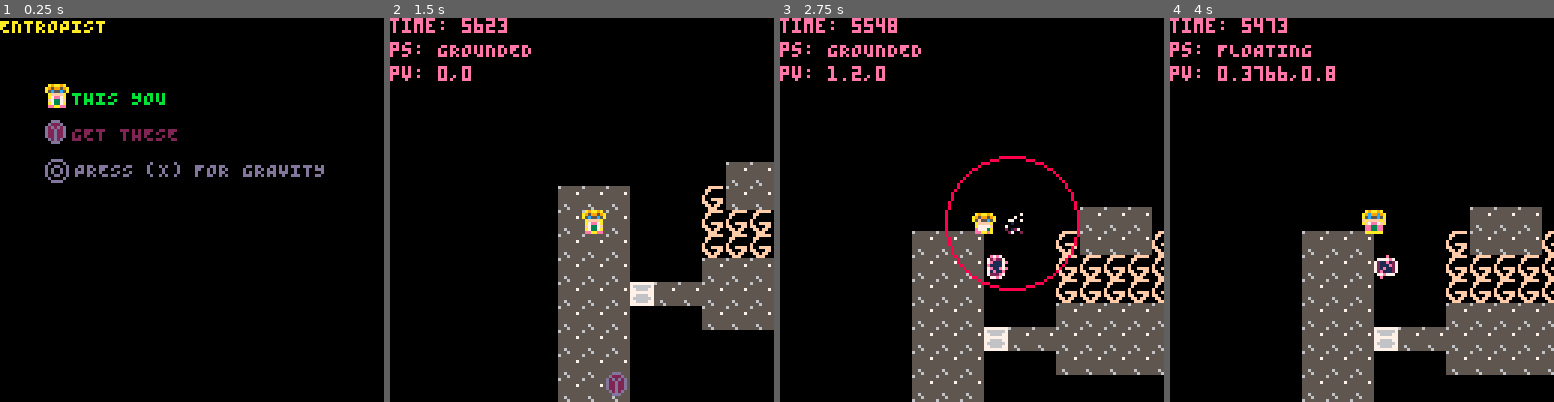
Above: before the commit, frames 1-4 (left to right).
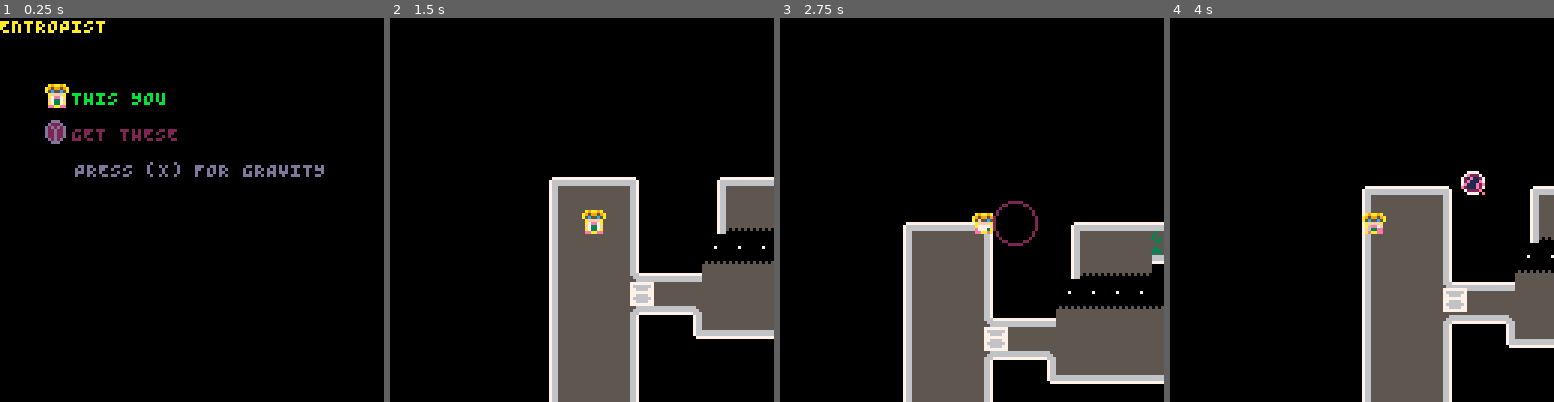
Above: after the commit, the same moments.

Repository: kitasuna/pico8-ttuor
Game: PICO-8 cartridge main.p8
The game is run twice, just before and just after one commit, with the same random seed, the same clock (stepped at 60 frames per second) and the same inputs.
Inputs:
- Up to frame 1 (0.25 s): no input
- Up to frame 2 (1.5 s): tap X (X key) at 0.33, 1.07 s; tap O (Z key) at 0.7 s
- Up to frame 3 (2.75 s): hold Right 1.6-2.1 s; tap O (Z key) at 1.7, 2.1, 2.5 s; tap X (X key) at 1.85 s; hold Up 2.15-2.42 s; hold Right from 2.47 s (still down)
- Up to frame 4 (4 s): tap O (Z key) at 2.9, 3.3, 3.7 s; tap X (X key) at 2.97 s; release Right at 3.03 s; hold Left 3.08-3.58 s; hold Down 3.63-3.97 s

The runs differ from the first frame. In frame 1, 0.2% of the frame differs, in the area x 11-18%, y 36-43%; in frame 2, 9.6%; in frame 3, 12%; in frame 4, 30%, in the area x 0-100%, y 0-100%.

Commit message:
Improve floor graphics Hookshot can be reabsorbed on collide

Diff:
--- a/countdown.lua
+++ b/countdown.lua
@@ -12,11 +12,11 @@
 
 countdown_draw = function()
   game_draw()
-  rectfill(32, 36, 98, 64, CLR_DGY)
-  print("level "..level_index, 49, 41, CLR_BLK)
-  print("level "..level_index, 50, 40, CLR_RED)
-  print("countdown", 46, 49, CLR_DGN)
-  print("countdown", 47, 48, CLR_GRN)
-  print(timers[1].ttl \ 60 + 1, 62, 55, CLR_DGN)
-  print(timers[1].ttl \ 60 + 1, 63, 56, CLR_GRN)
+  rectfill(32-32, 36-32, 98-32, 64-32, CLR_PRP)
+  print("level "..level_index, 49-32, 41-32, CLR_BLK)
+  print("level "..level_index, 50-32, 40-32, CLR_RED)
+  print("countdown", 46-32, 49-32, CLR_DGN)
+  print("countdown", 47-32, 48-32, CLR_GRN)
+  print(timers[1].ttl \ 60 + 1, 62-32, 55-32, CLR_DGN)
+  print(timers[1].ttl \ 60 + 1, 63-32, 56-32, CLR_GRN)
 end
--- a/fuel.lua
+++ /dev/null
@@ -1,72 +0,0 @@
-function new_fuel_manager()
-  local fm = {
-    fuels = {},
-  }
-
-  fm.add_fuel = function(coords)
-    local tmp = new_fuel(coords)
-    add(fm.fuels, tmp)
-  end
-
-  fm.reset = function()
-    fm.fuels = {}
-  end
-
-  -- String -> Fuel -> Void
-  fm.handle_collision = function(name, payload)
-    del(fm.fuels, payload)
-  end
-
-  -- String -> { pos_x: Int, pos_y: Int }
-  fm.handle_gravity = function(name, payload)
-
-    -- Find any fuel in range
-    -- Calculate change in velocity based on distance of fuel from payload pos
-    for k, fuel in pairs(fm.fuels) do
-      local dist_x = fuel.pos_x - payload.pos_x
-      local dist_y = fuel.pos_y - payload.pos_y
-      local dist_x2 = dist_x * dist_x
-      local dist_y2 = dist_y * dist_y
-      local gdistance = sqrt(dist_x2 + dist_y2)
-      local dist_x_component = -(dist_x / gdistance)
-      local dist_y_component = -(dist_y / gdistance)
-      local G = 2.0
-      local fuel_mass = 1.0
-      if gdistance < 48 then
-        fuel.vel_x += dist_x_component * (G*fuel_mass) / (gdistance * gdistance)
-        if fuel.vel_x > MAX_VEL then fuel.vel_x = MAX_VEL end
-        if fuel.vel_x < -MAX_VEL then fuel.vel_x = -MAX_VEL end
-        fuel.vel_y += dist_y_component * (G*fuel_mass) / (gdistance * gdistance)
-        if fuel.vel_y > MAX_VEL then fuel.vel_y = MAX_VEL end
-        if fuel.vel_y < -MAX_VEL then fuel.vel_y = -MAX_VEL end
-      end
-    end
-  end
-
-  return fm
-end
-
-function new_fuel(coords)
-  local tmp = new_sprite(18, coords.pos_x, coords.pos_y, 4, 6)
-
-  tmp.vel_x = 0
-  tmp.vel_y = 0
-
-  tmp.update = function(fuel)
-    tmp.pos_x += tmp.vel_x
-    if tmp.pos_x >= RESOLUTION_X - tmp.size_x then
-      tmp.vel_x = -tmp.vel_x
-    elseif tmp.pos_x < 0 then
-      tmp.vel_x = -tmp.vel_x
-    end
-
-    tmp.pos_y += tmp.vel_y
-    if tmp.pos_y >= RESOLUTION_Y - tmp.size_y then
-      tmp.vel_y = -tmp.vel_y
-    elseif tmp.pos_y < 0 then
-      tmp.vel_y = -tmp.vel_y
-    end
-  end
-
-  return tmp
-end
--- a/grav.lua
+++ b/grav.lua
@@ -25,6 +25,11 @@
         -- g.grow()
       end
     end
+  end
+
+  -- String -> { projectile: Projectile }
+  gm.handle_proj_player_collision = function(name, payload)
+    del(gm.projectiles, payload.projectile)
   end
 
   -- String -> { pos_x: Int, pos_y: Int, direction: Int, input_mask: Int }
@@ -111,10 +116,7 @@
   tmp.ttl = 30
   tmp.state = "HELD"
   -- tmp.frame_base = 48
-  tmp.frames = {48, 49, 50}
   tmp.frame_index = 1
-  tmp.frame_half_step = 1
-  tmp.frame_step = 4
 
   tmp.update = function()
     if tmp.state == "PERSISTENT" then
@@ -128,14 +130,11 @@
       end
     end
 
-    tmp.frame_half_step += 1
-    if tmp.frame_half_step > tmp.frame_step then
-      tmp.frame_half_step = 1
-      tmp.frame_index += 1
-      if tmp.frame_index > count(tmp.frames) then
-        tmp.frame_index = 1
-      end
-    end
+    tmp.frame_index += 1
+    if tmp.frame_index > 22 then
+      tmp.frame_index = 1
+    end
+
   end
 
   tmp.release = function()
@@ -147,8 +146,8 @@
   end
 
   tmp.draw = function()
-    spr(tmp.frames[tmp.frame_index], tmp.pos_x, tmp.pos_y, 1.0, 1.0, tmp.flip_x, tmp.flip_y)
-    circ(tmp.pos_x+4, tmp.pos_y+4, 22, CLR_RED)
+    -- spr(tmp.frames[tmp.frame_index], tmp.pos_x, tmp.pos_y, 1.0, 1.0, tmp.flip_x, tmp.flip_y)
+    circ(tmp.pos_x+4, tmp.pos_y+4, 22 - tmp.frame_index, CLR_PRP)
   end
 
   return tmp
@@ -156,7 +155,7 @@
 end
 
 function new_projectile(coords, direction)
-  local tmp = new_sprite(48, coords.pos_x, coords.pos_y, 4, 8, false, false)
+  local tmp = new_sprite(48, coords.pos_x, coords.pos_y, 2, 2, false, false)
   tmp.mass = 1
   -- tmp.state = "HELD"
   -- tmp.frame_base = 48
@@ -201,12 +200,12 @@
   return tmp
 end
 
-function calc_grav(coords_p, coords_g, vel_p, mass_p, mass_g, cheat_distance)
+function calc_grav(coords_p, coords_g, vel_p, mass_p, mass_g)
   local dist_x = coords_p.x - coords_g.x
   local dist_y = coords_p.y - coords_g.y
   local dist_x2 = dist_x * dist_x
   local dist_y2 = dist_y * dist_y
-  local gdistance = cheat_distance or sqrt(dist_x2 + dist_y2)
+  local gdistance = sqrt(dist_x2 + dist_y2)
   printh("GD: "..gdistance)
   local dist_x_component = -(dist_x / gdistance)
   local dist_y_component = -(dist_y / gdistance)
@@ -223,18 +222,18 @@
   return { gdistance = gdistance, vel = { x = new_vel_x, y = new_vel_y } }
 end
 
---[[
-function calc_cheat_grav(coords_p, gdistance, mass_p, mass_g)
-  local G = 3.0
-  local new_vel_x = vel_p.x + dist_x_component * (G*mass_p*mass_g) / (gdistance * gdistance)
-  if new_vel_x > MAX_VEL then new_vel_x = MAX_VEL end
-  if new_vel_x < -MAX_VEL then new_vel_x = -MAX_VEL end
-  local new_vel_y = vel_p.y + dist_y_component * (G*mass_p*mass_g) / (gdistance * gdistance)
-  if new_vel_y > MAX_VEL then new_vel_y = MAX_VEL end
-  if new_vel_y < -MAX_VEL then new_vel_y = -MAX_VEL end
+function calc_cheat_grav(coords_p, coords_g, mass_p, mass_g)
+  local dist_x = coords_p.x - coords_g.x
+  local dist_y = coords_p.y - coords_g.y
+  local dist_x2 = dist_x * dist_x
+  local dist_y2 = dist_y * dist_y
+  local gdistance = sqrt(dist_x2 + dist_y2)
+  local dist_x_component = -(dist_x / gdistance)
+  local dist_y_component = -(dist_y / gdistance)
+  local new_vel_x = dist_x_component * 1.0
+  local new_vel_y = dist_y_component * 1.0
   if gdistance < 0.5 then
     return { gdistance = 0, vel = { x = 0, y = 0 } }
   end
   return { gdistance = gdistance, vel = { x = new_vel_x, y = new_vel_y } }
 end
-]]--
--- a/level.lua
+++ b/level.lua
@@ -8,14 +8,13 @@
         pos_y = 16,
       },
       time=22<<8,
-      fuels = {},
       player = {
         pos_x = 32,
         pos_y = 32,
       },
       ents = {
         {type=ENT_BOX, pos_x= 48, pos_y = 56},
-        {type=ENT_ITEM, pos_x= 40, pos_y = 86},
+        -- {type=ENT_ITEM, pos_x= 40, pos_y = 86},
       }
     },
   }
--- a/main.p8
+++ b/main.p8
@@ -4,7 +4,6 @@
 #include const.lua
 #include qico.lua
 #include player.lua
-#include fuel.lua
 #include entity.lua
 #include grav.lua
 #include score.lua
@@ -16,7 +15,6 @@
 -- GLOBALS
 -- qm: qico queue manager
 -- gm: game manager (score etc)
--- fuel_man: fuel manager
 -- ent_man: entity manager
 -- player: player object
 -- gravity: gravity well object
@@ -75,9 +73,9 @@
   end)
 
   -- camera()
-  print("time: "..level.time, player.pos_x - 64, player.pos_y - 64, 14)
-  print("ps: "..player.state, player.pos_x - 64, player.pos_y - 56, 14)
-  print("pv: "..player.vel_x..","..player.vel_y, player.pos_x - 64, player.pos_y - 48, 14)
+  -- print("time: "..level.time, player.pos_x - 64, player.pos_y - 64, 14)
+  -- print("ps: "..player.state, player.pos_x - 64, player.pos_y - 56, 14)
+  -- print("pv: "..player.vel_x..","..player.vel_y, player.pos_x - 64, player.pos_y - 48, 14)
 end
 
 game_update = function()
@@ -121,6 +119,13 @@
     for k, g in pairs(grav_man.gravities) do
       qm.ae("GRAVITY", { pos_x = g.pos_x, pos_y = g.pos_y, mass = g.mass })
     end
+
+    for k, g in pairs(grav_man.projectiles) do
+      if collides(g, player) then
+        qm.ae("PROJ_PLAYER_COLLISION", { projectile = g })
+      end
+    end
+
 
     for k, e in pairs(ent_man.ents) do
       for j, grav in pairs(grav_man.gravities) do
@@ -159,17 +164,6 @@
     for k,e in pairs(ent_man.ents) do
       -- Update pos first
       e.update()
-
-      -- Check for entity self collisions too
-      for inner_k,inner_obs in pairs(ent_man.ents) do
-        --[[
-        if obs != inner_obs then
-          if collides(obs, inner_obs) then
-            qm.ae("OBS_OBS_COLLISION", { o1=obs, o2=inner_obs})
-          end
-        end
-        ]]--
-      end
     end
 
     for k,timer in pairs(timers) do
@@ -200,17 +194,11 @@
   qm.at("FUEL_COLLISION")
   qm.at("ENTITY_GRAV_COLLISION")
   qm.at("GRAVITY")
+  qm.at("PROJ_PLAYER_COLLISION")
 
   -- Set up our score manager
   score_man = new_score_manager()
-  -- Score manager subscriptions
-  qm.as("FUEL_COLLISION", score_man.handle_fuel_collision)
-
-  -- Set up our fuel manager
-  fuel_man = new_fuel_manager()
-  -- Fuel manager subscriptions
-  qm.as("FUEL_COLLISION", fuel_man.handle_collision)
-  qm.as("GRAVITY", fuel_man.handle_gravity)
+
 
   -- Set up our entity manager
   ent_man = new_entity_manager()
@@ -222,11 +210,13 @@
   -- Gravity subscriptions
   qm.as("BUTTON", grav_man.handle_button)
   qm.as("ENTITY_GRAV_COLLISION", grav_man.handle_ent_grav_collision)
+  qm.as("PROJ_PLAYER_COLLISION", grav_man.handle_proj_player_collision)
 
   -- Add sprite
   player = new_player(1, 64, 64, 6, 6)
   -- Player subscriptions
   qm.as("BUTTON", player.handle_button)
+  qm.as("PROJ_PLAYER_COLLISION", player.handle_proj_player_collision)
 
 
   -- Load levels
@@ -265,27 +255,6 @@
   timers = {}
 end
 
--- Sprite -> {pos_x, pos_y}
--- Find coordinates some safe distance away from the player
-function find_safe_xy(player_sprite)
-  local rnd_x = 0
-  local rnd_y = 0
-  found = false
-  while not found do
-    rnd_x = flr(rnd(RESOLUTION_X - 16))
-    rnd_y = flr(rnd(RESOLUTION_Y - 16))
-    local tmp = new_fuel({pos_x = rnd_x, pos_y = rnd_y})
-    if not collides(player_sprite, tmp) then
-      found = true
-    end
-  end
-
-  return {
-    pos_x = rnd_x,
-    pos_y = rnd_y,
-  }
-end
-
 function _update60()
   -- Kinda hacky; but if we're in "game mode" do this stuff
   if __update == game_update then
@@ -460,18 +429,18 @@
 
 
 __gff__
-0001010101010101010101010101000004020202020202022002020000000000041000000000000000000000000000000000000000000000000000000000000000000000000000000000000000000000000000000000000000000000000000000000000000000000000000000000000000000000000000000000000000000000
+0001010101010101010101010101000000000000000000002002020000000000041000000000000000000000000000000000000000000000000000000000000002000000000000000000000000000000020200000000000000000000000000000000000000000000000000000000000000000000000000000000000000000000
 0000000000000000000000000000000000000000000000000000000000000000000000000000000000000000000000000000000000000000000000000000000000000000000000000000000000000000000000000000000000000000000000000000000000000000000000000000000000000000000000000000000000000000
 __map__
-2222222222000000191919001919191919191900000000000000000000000000000000000000000000000000000000000000000000000000000000000000000000000000000000000000000000000000000000000000000000000000000000000000000000000000000000000000000000000000000000000000000000000000
-2219191922000018191919181919191919191900000000000000000000000000000000000000000000000000000000000000000000000000000000000000000000000000000000000000000000000000000000000000000000000000000000000000000000000000000000000000000000000000000000000000000000000000
-2219191922000018181818181919191919191900000000000000000000000000000000000000000000000000000000000000000000000000000000000000000000000000000000000000000000000000000000000000000000000000000000000000000000000000000000000000000000000000000000000000000000000000
-2219191922000018181818181919191919191900000000000000000000000000000000000000000000000000000000000000000000000000000000000000000000000000000000000000000000000000000000000000000000000000000000000000000000000000000000000000000000000000000000000000000000000000
-2219191922222419191919191919191919191900000000000000000000000000000000000000000000000000000000000000000000000000000000000000000000000000000000000000000000000000000000000000000000000000000000000000000000000000000000000000000000000000000000000000000000000000
-2219191919191919191919191919191919191900000000000000000000000000000000000000000000000000000000000000000000000000000000000000000000000000000000000000000000000000000000000000000000000000000000000000000000000000000000000000000000000000000000000000000000000000
-2219191922222219191919191919191919191900000000000000000000000000000000000000000000000000000000000000000000000000000000000000000000000000000000000000000000000000000000000000000000000000000000000000000000000000000000000000000000000000000000000000000000000000
-2219191922002222000000000019191900000000000000000000000000000000000000000000000000000000000000000000000000000000000000000000000000000000000000000000000000000000000000000000000000000000000000000000000000000000000000000000000000000000000000000000000000000000
-2219191922002200000000000000000000000000000000000000000000000000000000000000000000000000000000000000000000000000000000000000000000000000000000000000000000000000000000000000000000000000000000000000000000000000000000000000000000000000000000000000000000000000
-2219191922000000000000000000000000000000000000000000000000000000000000000000000000000000000000000000000000000000000000000000000000000000000000000000000000000000000000000000000000000000000000000000000000000000000000000000000000000000000000000000000000000000
+454343434600004543434343461a1a1a1a1a1a00000000000000000000000000000000000000000000000000000000000000000000000000000000000000000000000000000000000000000000000000000000000000000000000000000000000000000000000000000000000000000000000000000000000000000000000000
+414040404200004140404019421a1a1a1a1a1a00000000000000000000000000000000000000000000000000000000000000000000000000000000000000000000000000000000000000000000000000000000000000000000000000000000000000000000000000000000000000000000000000000000000000000000000000
+414040404200004150505044471a1a1a1a1a1a00000000000000000000000000000000000000000000000000000000000000000000000000000000000000000000000000000000000000000000000000000000000000000000000000000000000000000000000000000000000000000000000000000000000000000000000000
+4140404042000018181818181a1a1a1a1a1a1a00000000000000000000000000000000000000000000000000000000000000000000000000000000000000000000000000000000000000000000000000000000000000000000000000000000000000000000000000000000000000000000000000000000000000000000000000
+414040404943435151515151421a1a1a1a1a1a00000000000000000000000000000000000000000000000000000000000000000000000000000000000000000000000000000000000000000000000000000000000000000000000000000000000000000000000000000000000000000000000000000000000000000000000000
+414040404040404040404040421a1a1a1a1a1a00000000000000000000000000000000000000000000000000000000000000000000000000000000000000000000000000000000000000000000000000000000000000000000000000000000000000000000000000000000000000000000000000000000000000000000000000
+414040404a444b4040404040421a1a1a1a1a1a00000000000000000000000000000000000000000000000000000000000000000000000000000000000000000000000000000000000000000000000000000000000000000000000000000000000000000000000000000000000000000000000000000000000000000000000000
+414040404200484444444444471a1a1a1a000000000000000000000000000000000000000000000000000000000000000000000000000000000000000000000000000000000000000000000000000000000000000000000000000000000000000000000000000000000000000000000000000000000000000000000000000000
+41404040420022000000000000001a0000000000000000000000000000000000000000000000000000000000000000000000000000000000000000000000000000000000000000000000000000000000000000000000000000000000000000000000000000000000000000000000000000000000000000000000000000000000
+41404040420000000000000000001a0000000000000000000000000000000000000000000000000000000000000000000000000000000000000000000000000000000000000000000000000000000000000000000000000000000000000000000000000000000000000000000000000000000000000000000000000000000000
+4844444447220000000000000000000000000000000000000000000000000000000000000000000000000000000000000000000000000000000000000000000000000000000000000000000000000000000000000000000000000000000000000000000000000000000000000000000000000000000000000000000000000000
 2222222222220000000000000000000000000000000000000000000000000000000000000000000000000000000000000000000000000000000000000000000000000000000000000000000000000000000000000000000000000000000000000000000000000000000000000000000000000000000000000000000000000000
-2222222222220000000000000000000000000000000000000000000000000000000000000000000000000000000000000000000000000000000000000000000000000000000000000000000000000000000000000000000000000000000000000000000000000000000000000000000000000000000000000000000000000000
--- a/player.lua
+++ b/player.lua
@@ -15,7 +15,7 @@
   local velocity_step_up = 0.2
   local velocity_step_down = 0.2
 
-  player.state = "GROUNDED"
+  player.state = PLAYER_STATE_GROUNDED
   player.vel_x = 0
   player.vel_y = 0
   player.invincible = false
@@ -25,6 +25,14 @@
   player.facing = DIRECTION_DOWN
   player.can_travel = (1 << FLAG_FLOOR)
 
+  player.handle_proj_player_collision = function(name, payload)
+    player.state = PLAYER_STATE_GROUNDED
+    player.vel_x = 0
+    player.vel_y = 0
+    player.can_travel = (1 << FLAG_FLOOR)
+    player.facing = DIRECTION_DOWN
+  end
+
   player.handle_obs_collision = function(name, payload)
     -- ignore if player is invincible
     if true or payload.player.invincible then
@@ -61,10 +69,9 @@
     if (payload.input_mask & (1 << BTN_X) > 0) and (payload.projectile != nil) and (player.state == PLAYER_STATE_GROUNDED) then
         player.state = PLAYER_STATE_FLOATING
         player.can_travel = (1 << FLAG_FLOOR) | (1 << FLAG_GAP)
-        local grav_result = calc_grav(
+        local grav_result = calc_cheat_grav(
         {x=player.pos_x, y=player.pos_y},
         {x=payload.projectile.pos_x, y=payload.projectile.pos_y},
-        {x=0, y=0}, -- Pretend the player has no initial vel
         1.0,
         128.0
         )
Not shown, changed: 24 lines of the sprite sheet (__gfx__) section of main.p8
